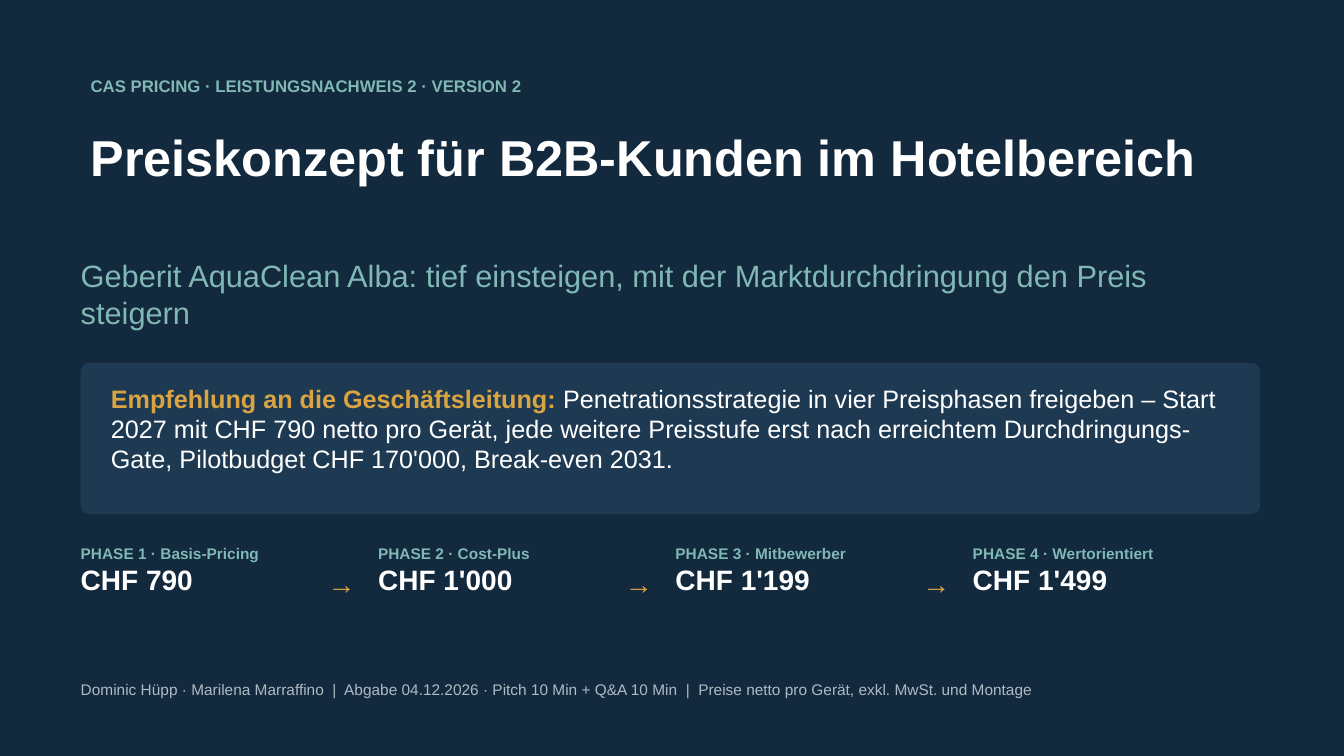
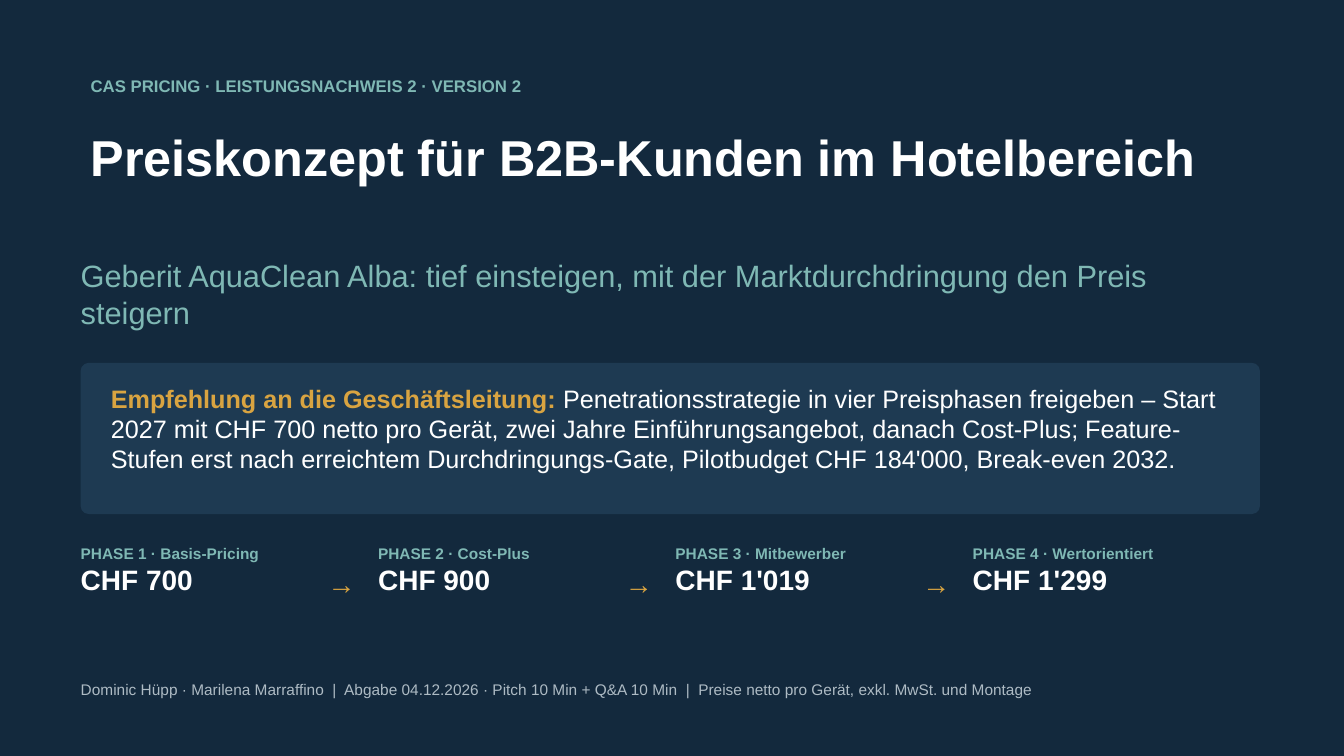
Before and after one commit to dhueppi/ZHAW_CAS_PRICING_01, a slide deck: slide 1 of leistungsnachweis_2/LN2_AquaClean_Alba_Hotel_Preiskonzept_2026_v2.pptx. Drawn at 1344x756 pixels with LibreOffice and Linux fonts; fonts in the diff are those of the drawing. Boxes give left, top, right and bottom in pixels: in the first picture for what was removed or moved away, otherwise in the second. Text is boxed around its words. In the diff, an @@ line names an element or a change of style, - is before the commit and + after.

```diff
--- a/leistungsnachweis_2/LN2_AquaClean_Alba_Hotel_Preiskonzept_2026_v2.pptx
+++ b/leistungsnachweis_2/LN2_AquaClean_Alba_Hotel_Preiskonzept_2026_v2.pptx
@@ text at [111, 389, 1215, 474]: text changed @@
-Empfehlung an die Geschäftsleitung: Penetrationsstrategie in vier Preisphasen freigeben – Start 2027 mit CHF 790 netto pro Gerät, jede weitere Preisstufe erst nach erreichtem Durchdringungs-Gate, Pilotbudget CHF 170'000, Break-even 2031.
+Empfehlung an die Geschäftsleitung: Penetrationsstrategie in vier Preisphasen freigeben – Start 2027 mit CHF 700 netto pro Gerät, zwei Jahre Einführungsangebot, danach Cost-Plus; Feature-Stufen erst nach erreichtem Durchdringungs-Gate, Pilotbudget CHF 184'000, Break-even 2032.
@@ text at [81, 570, 193, 591]: text changed @@
-CHF 790
+CHF 700
@@ text at [378, 570, 490, 591]: text changed @@
-CHF 1'000
+CHF 900
@@ text at [675, 570, 810, 591]: text changed @@
-CHF 1'199
+CHF 1'019
@@ text at [973, 570, 1107, 591]: text changed @@
-CHF 1'499
+CHF 1'299
```
Also in this commit, not shown: 13 other slides changed, 6 other files.
